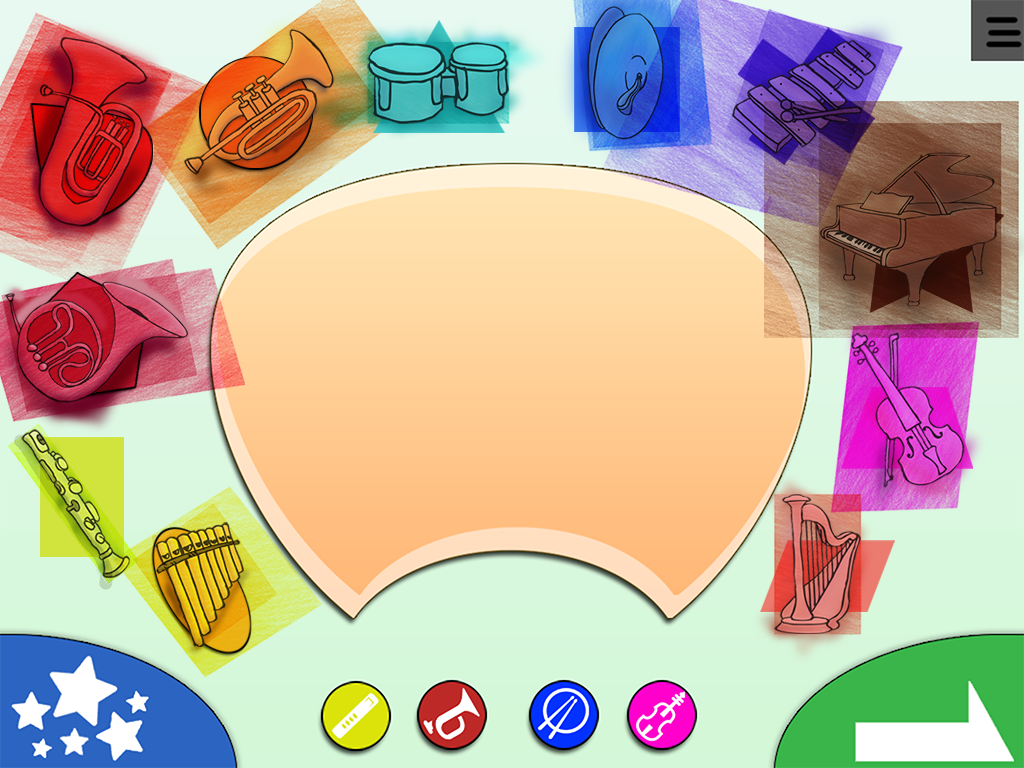
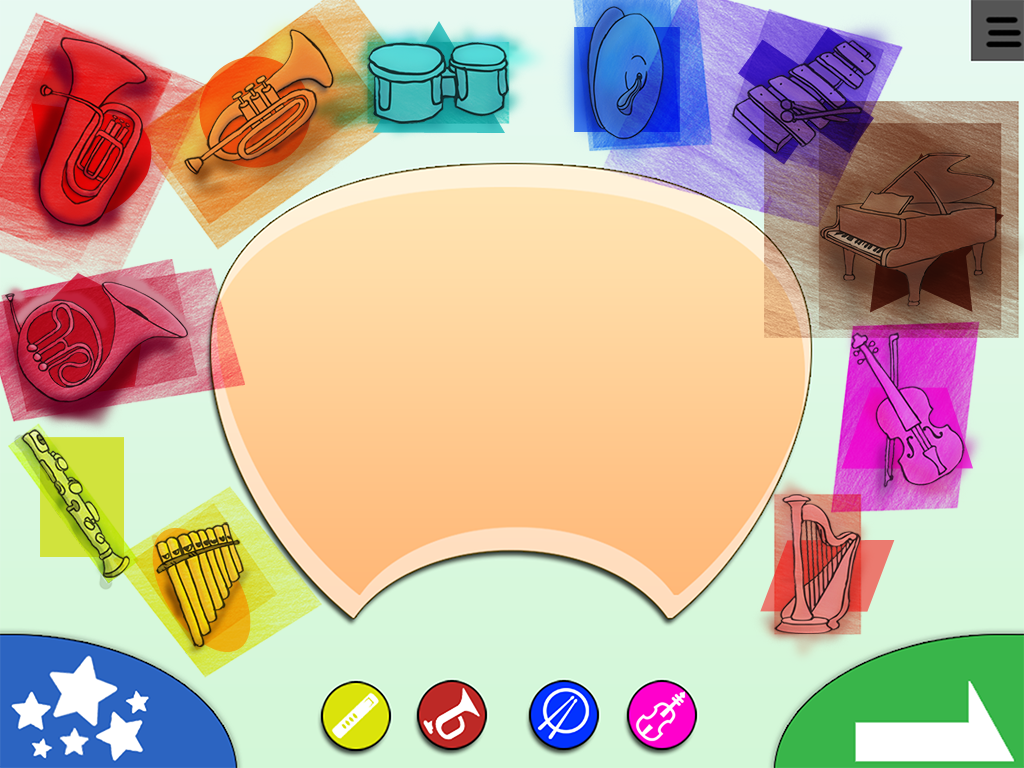
Two versions of the same layered image (1024px x 768px). Layer-by-layer changes:
renamed "Layer 1005" to "Layer 1026", painted on it over [760, 540, 895, 612]
renamed "Layer 1006" to "Layer 1025", painted on it over [841, 387, 973, 469]
renamed "Layer 1014" to "Layer 1024", painted on it over [848, 153, 1004, 313]
renamed "Layer 1002" to "Layer 1023", painted on it over [738, 27, 875, 165]
renamed "Layer 1015" to "Layer 1022", painted on it over [373, 20, 505, 133]
renamed "Layer 1004" to "Layer 1021", painted on it over [21, 272, 144, 404]
renamed "Layer 1017" to "Layer 1020", painted on it over [29, 103, 154, 221]
renamed "Layer 1007" to "Layer 1019", painted on it over [198, 56, 313, 173]
renamed "Layer 1001" to "Layer 1018", painted on it over [150, 526, 252, 658]
